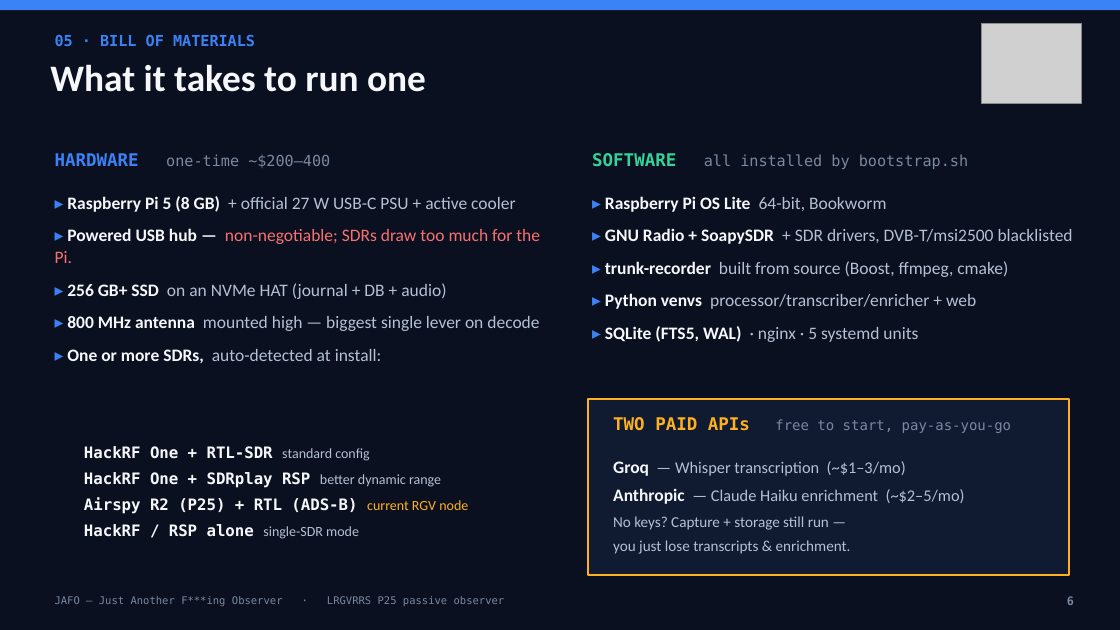
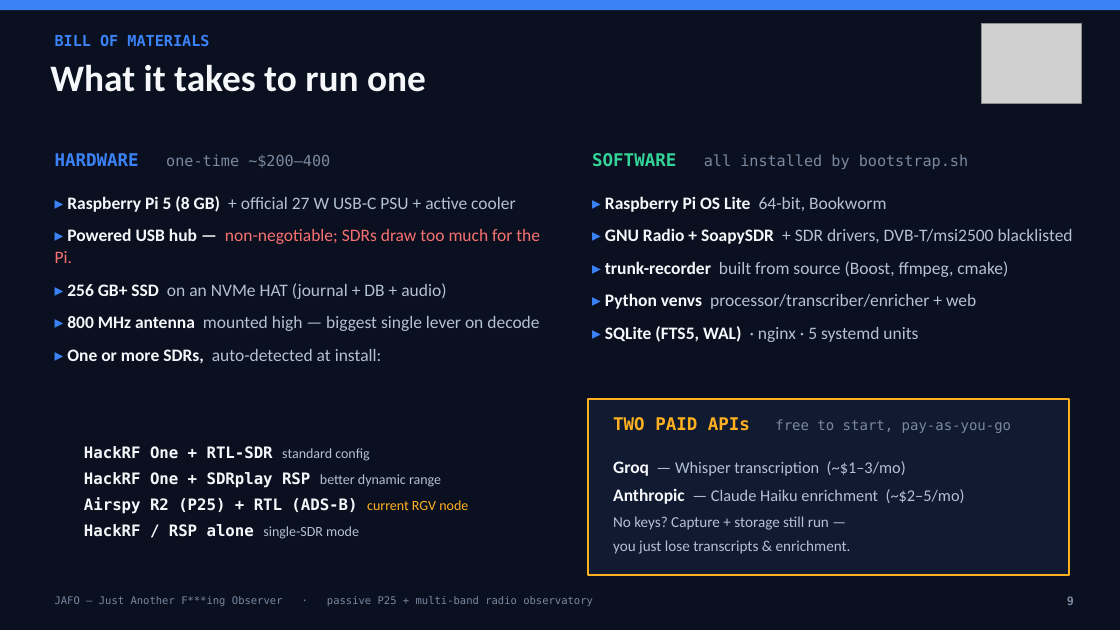
Before and after one commit to Drew-CodeRGV/jafo, a slide deck: slide 9 of jafo-overview.pptx (slide 6 before the commit). Drawn at 1120x630 pixels with LibreOffice and Linux fonts; fonts in the diff are those of the drawing; grey boxes stand for pictures. Boxes give left, top, right and bottom in pixels: in the first picture for what was removed or moved away, otherwise in the second. Text is boxed around its words. In the diff, an @@ line names an element or a change of style, - is before the commit and + after.

```diff
--- a/jafo-overview.pptx
+++ b/jafo-overview.pptx
@@ text at (55,34,209,47): text changed @@
-05 · BILL OF MATERIALS
+BILL OF MATERIALS
@@ text at (55,596,593,606): text changed @@
-JAFO — Just Another F***ing Observer · LRGVRRS P25 passive observer
+JAFO — Just Another F***ing Observer · passive P25 + multi-band radio observatory
```
Also in this commit, not shown: 5 other slides changed, 10 slides added, 1 slide removed, 2 other files.
